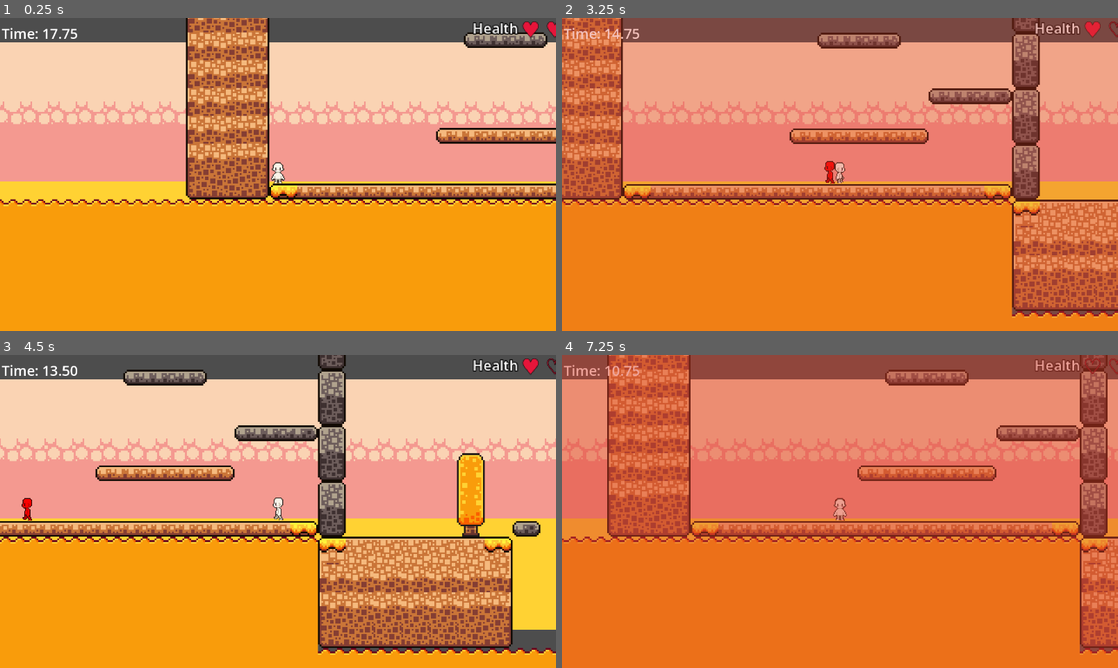
Above: before the commit, frames 1-4 (two rows, left to right).
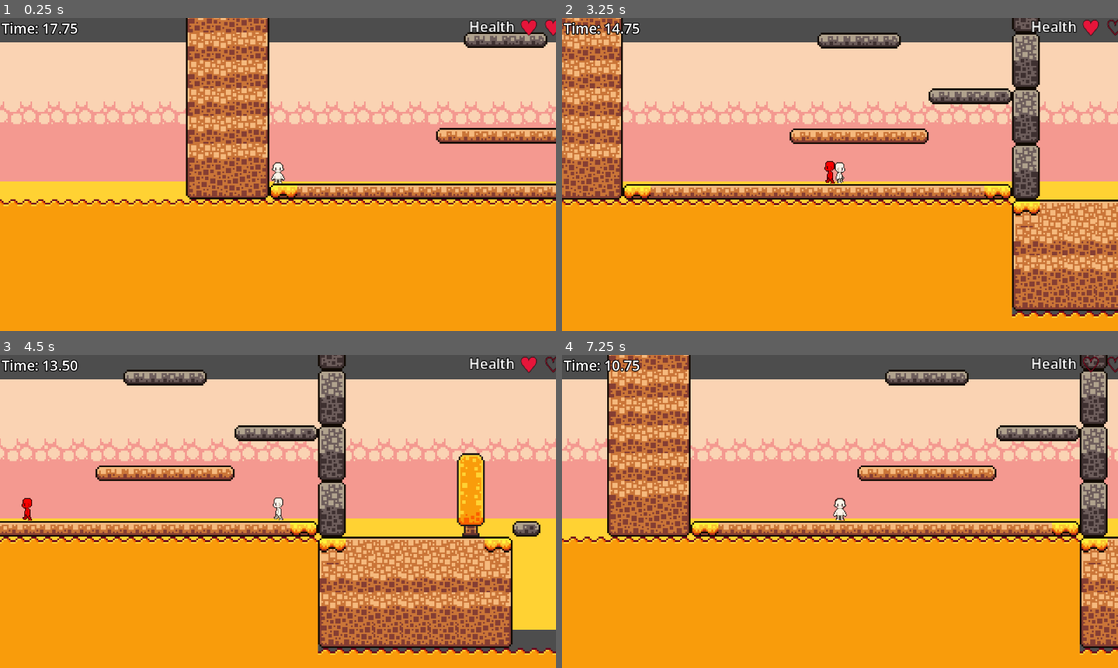
Above: after the commit, the same moments.

Repository: CCV-JamesNye/mcdevittbgame3
Game: Godot game, scene res://Scenes/Levels/area02.tscn
Same seed, same stepped clock (60 frames per second), same inputs: the game is played once before the commit and once after it. This scene is started directly instead of the project's main scene. Sound files missing from this copy of the repository are replaced by a short silence.
Inputs:
- Up to frame 1 (0.25 s): no input
- Up to frame 2 (3.25 s): hold Right (move_right) 0.53-2.03 s; tap Space (jump) at 0.77, 1.52, 3.02 s; hold A (move_left) 2.03-2.78 s; hold Right (move_right) from 2.78 s (still down)
- Up to frame 3 (4.5 s): tap Space (jump) at 3.77 s; release Right (move_right) at 4.28 s; hold A (move_left) from 4.28 s (still down)
- Up to frame 4 (7.25 s): tap Space (jump) at 4.52, 6.02, 6.77 s; release A (move_left) at 5.03 s; hold Right (move_right) 5.03-5.78 s; hold A (move_left) from 5.78 s (still down)

The runs differ from the first frame. In frame 1, 0.8% of the frame differs, in the area x 0-100%, y 0-7%; in frame 2, 91%; in frame 3, 0.8%; in frame 4, 99%, in the area x 0-100%, y 0-100%.

Commit message:
updated some text outlines

Diff:
--- a/Scenes/Levels/area01.tscn
+++ b/Scenes/Levels/area01.tscn
@@ -59,10 +59,13 @@
 
 [node name="TimerLabel" type="Label" parent="Timer" unique_id=431393847]
 offset_left = 2.0
-offset_top = 32.0
+offset_top = -2.0
 offset_right = 67.0
-offset_bottom = 55.0
-theme_override_colors/font_color = Color(0, 0, 0, 1)
+offset_bottom = 21.0
+theme_override_colors/font_color = Color(1, 1, 1, 1)
+theme_override_colors/font_outline_color = Color(0, 0, 0, 1)
+theme_override_constants/outline_size = 4
+theme_override_font_sizes/font_size = 16
 text = "Time: 30"
 
 [node name="BackgroundMusic" type="AudioStreamPlayer" parent="." unique_id=1893834575]
--- a/Scenes/Levels/area02.tscn
+++ b/Scenes/Levels/area02.tscn
@@ -61,10 +61,11 @@
 
 [node name="TimerLabel" type="Label" parent="Timer" unique_id=427775842]
 offset_left = 2.0
-offset_top = 6.0
 offset_right = 67.0
-offset_bottom = 29.0
+offset_bottom = 23.0
 theme_override_colors/font_color = Color(0.99812, 0.9955918, 0.9980256, 1)
+theme_override_colors/font_outline_color = Color(0, 0, 0, 1)
+theme_override_constants/outline_size = 4
 text = "Time: 30"
 
 [node name="BackgroundMusic" type="AudioStreamPlayer" parent="." unique_id=870954103]
--- a/Scenes/Levels/area03.tscn
+++ b/Scenes/Levels/area03.tscn
@@ -45,11 +45,12 @@
 
 [node name="TimerLabel" type="Label" parent="Timer" unique_id=568268386]
 offset_left = 2.0
-offset_top = 6.0
+offset_top = 2.0
 offset_right = 67.0
-offset_bottom = 29.0
+offset_bottom = 25.0
 theme_override_colors/font_color = Color(1, 1, 1, 1)
 theme_override_colors/font_outline_color = Color(0, 0, 0, 1)
+theme_override_constants/outline_size = 4
 text = "Time: 30"
 
 [node name="Enemy2" parent="." unique_id=1317683084 instance=ExtResource("6_accwd")]
--- a/Scenes/Player/player.tscn
+++ b/Scenes/Player/player.tscn
@@ -265,10 +265,10 @@
 [node name="HealthUI" type="CanvasLayer" parent="." unique_id=1900397350]
 
 [node name="HealthLabel" type="Label" parent="HealthUI" unique_id=823596845]
-offset_left = 300.0
-offset_top = -2.0
-offset_right = 320.0
-offset_bottom = 15.0
+offset_left = 299.0
+offset_top = -3.0
+offset_right = 319.0
+offset_bottom = 14.0
 theme_override_colors/font_color = Color(0.89968926, 0.081741266, 0.22858217, 1)
 theme_override_colors/font_outline_color = Color(0, 0, 0, 1)
 theme_override_constants/outline_size = 1
@@ -277,15 +277,17 @@
 horizontal_alignment = 1
 
 [node name="Label" type="Label" parent="HealthUI" unique_id=445456293]
-offset_left = 272.0
-offset_right = 298.0
-offset_bottom = 12.0
+offset_left = 270.0
+offset_top = -1.0
+offset_right = 296.0
+offset_bottom = 11.0
 theme_override_colors/font_outline_color = Color(0, 0, 0, 1)
 theme_override_constants/outline_size = 2
 theme_override_font_sizes/font_size = 8
 text = "Health"
 
 [node name="Overlay" type="CanvasLayer" parent="." unique_id=1877840603]
+visible = false
 script = ExtResource("7_0u5uq")
 
 [node name="Flash" type="ColorRect" parent="Overlay" unique_id=55584204]
